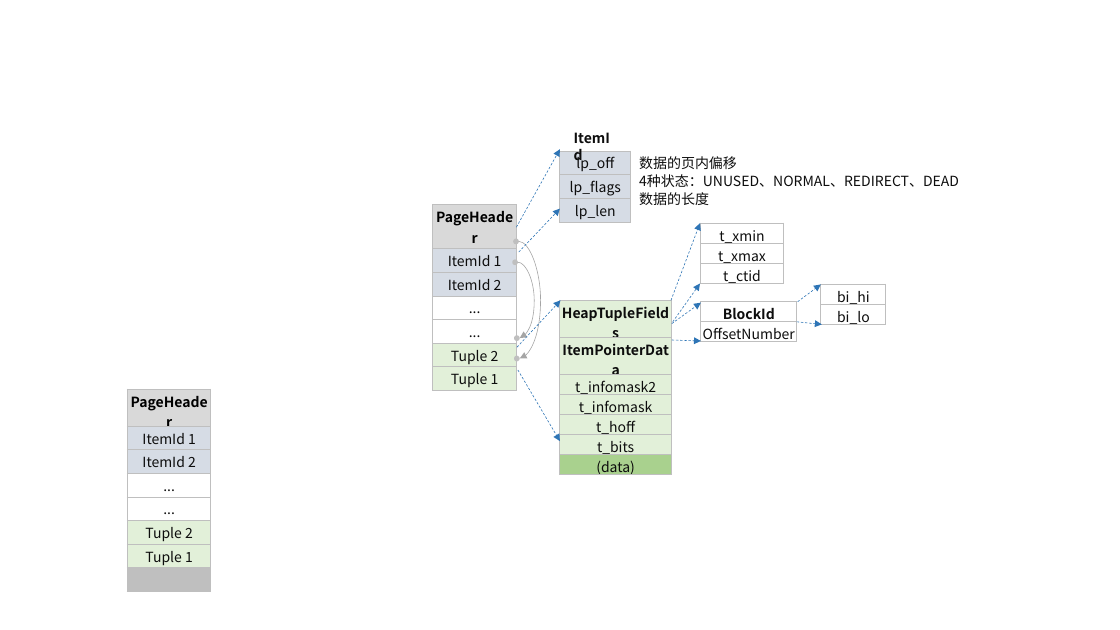
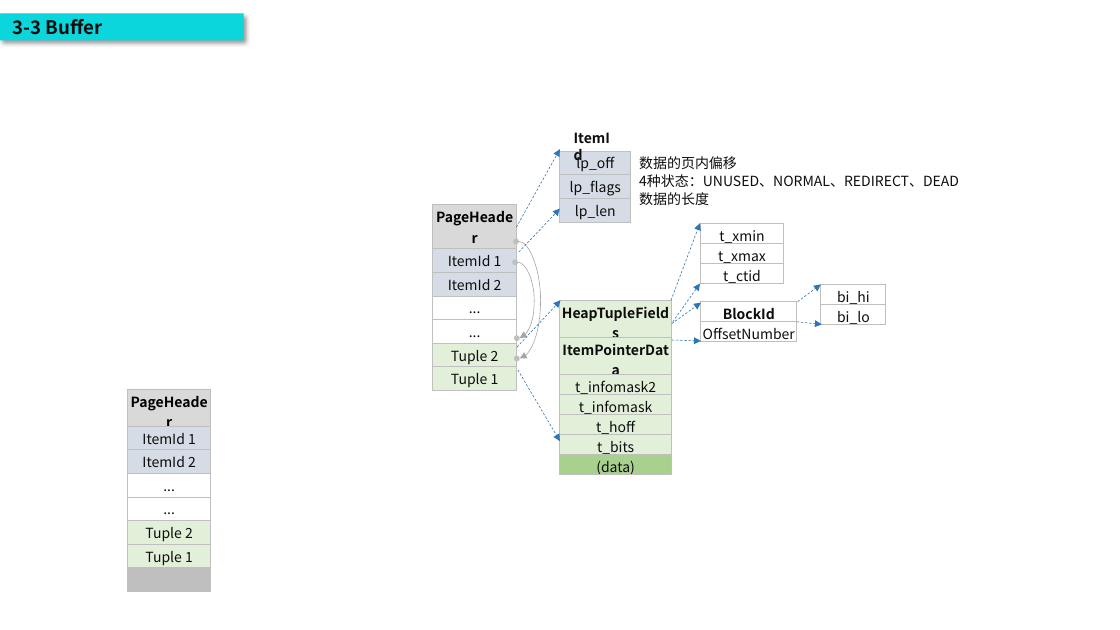
Before and after one commit to poorkk/lorand, a slide deck: slide 11 of source/doc/数据库安全.pptx (slide 6 before the commit). Drawn at 1120x630 pixels with LibreOffice and Linux fonts; fonts in the diff are those of the drawing. Boxes give left, top, right and bottom in pixels: in the first picture for what was removed or moved away, otherwise in the second. Text is boxed around its words. In the diff, an @@ line names an element or a change of style, - is before the commit and + after.

```diff
--- a/source/doc/数据库安全.pptx
+++ b/source/doc/数据库安全.pptx
@@ rectangle added at (0, 13, 244, 40), fill #0BD6DB, 16 pt, text #0D0D0D, bold @@
+3-3 Buffer
```
Also in this commit, not shown: 1 other slide changed, 5 slides added.
